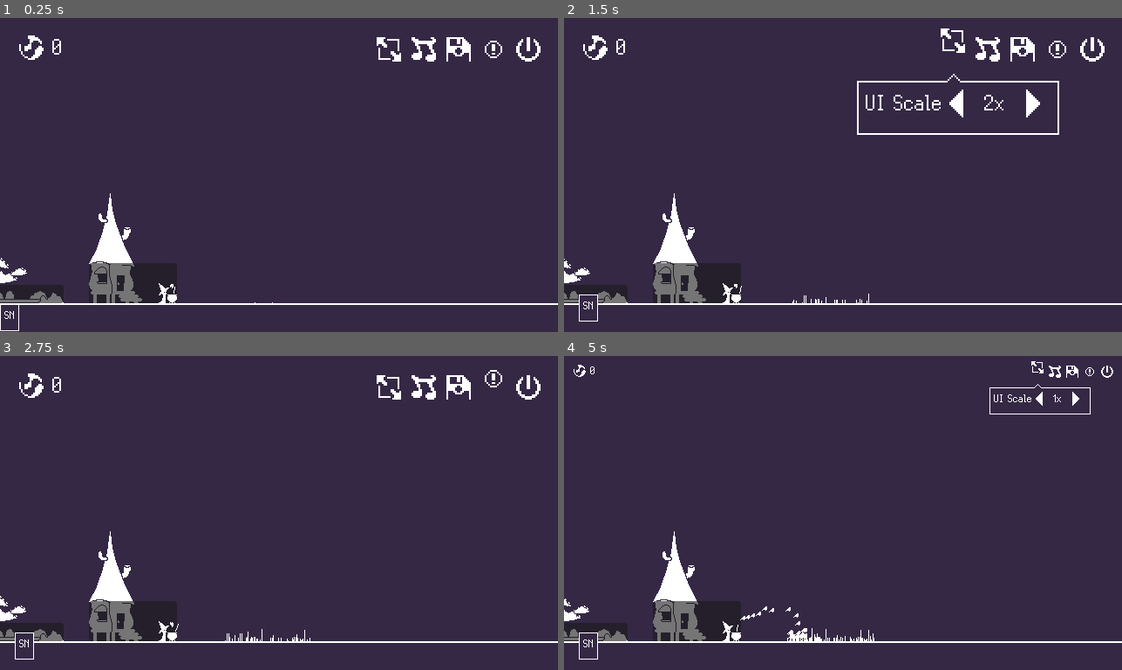
Above: before the commit, frames 1-4 (two rows, left to right).
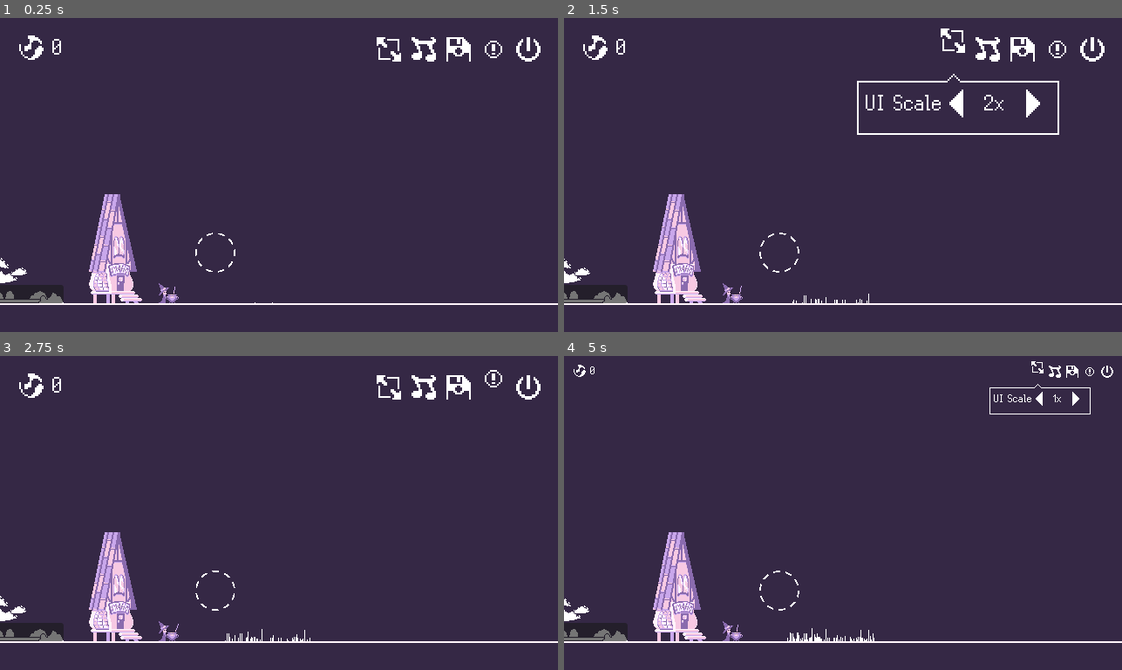
Above: after the commit, the same moments.

Repository: nicokumike/MajoKara
Game: Godot game, scene res://main.tscn
The game is run twice, just before and just after one commit, with the same random seed, the same clock (stepped at 60 frames per second) and the same inputs.
Inputs (mouse positions are in pixels of both pictures, inside the frame that each line leads up to):
- Up to frame 1 (0.25 s): no input
- Up to frame 2 (1.5 s): click (580, 294) at 0.5 s; click (954, 49) at 1.25 s
- Up to frame 3 (2.75 s): click (491, 387) at 2 s
- Up to frame 4 (5 s): click (580, 632) at 2.75 s; click (954, 387) at 3.5 s; click (965, 440) at 4.25 s

The runs differ from the first frame. In frame 1, 3.3% of the frame differs, in the area x 0-43%, y 55-100%; in frame 2, 3.4%; in frame 3, 3.4%; in frame 4, 3.5%, in the area x 2-44%, y 55-97%.

Commit message:
witchies

Diff:
--- /dev/null
+++ b/Assets/Shaders/CircleDotted.gdshader
@@ -0,0 +1,34 @@
+shader_type canvas_item;
+
+uniform float radius = 0.4; // radius in UV space (0..0.5)
+uniform float border_width = 0.02;
+uniform float dash_length = 0.1;
+uniform float dash_gap = 0.05;
+uniform float speed = 1.0;
+uniform vec4 border_color : source_color = vec4(1.0, 1.0, 1.0, 1.0);
+
+void fragment() {
+    vec2 center = vec2(0.5, 0.5);
+    vec2 uv = UV - center;
+    float dist = length(uv);
+
+    float angle = atan(uv.y, uv.x); // -PI..PI
+    angle = (angle + 3.141592) / (2.0 * 3.141592); // normalize to 0..1
+
+    angle = fract(angle + TIME * speed);
+
+    float dash_cycle = dash_length + dash_gap;
+    float pattern_pos = mod(angle, dash_cycle);
+
+    float edge = abs(dist - radius);
+
+    if (edge < border_width) {
+        if (pattern_pos < dash_length) {
+            COLOR = border_color;
+        } else {
+            discard;
+        }
+    } else {
+        discard;
+    }
+}
--- a/Entities/Environment/ground.gd
+++ b/Entities/Environment/ground.gd
@@ -6,7 +6,6 @@
 @onready var PLANT = preload("res://Entities/Plants/bulb_plant.tscn")
 @onready var POPUP = preload("res://UI/shop_box.tscn")
 @onready var cauldron: Sprite2D = $Cauldron
-@onready var shop_box = $ShopBox
 
 
 func _ready():
@@ -27,35 +26,31 @@
 
 
 func _on_plants_house_button_mouse_entered():
-	shop_box.initiate("Plants House")
+	print("balls")
 
 func _on_plants_house_button_mouse_exited():
-	shop_box.deactivate()
+	print("balls")
 
 func _on_witch_house_button_mouse_entered():
-	shop_box.initiate("Witch House")
+	print("balls")
 
 func _on_witch_house_button_mouse_exited():
-	shop_box.deactivate()
+	print("balls")
 
 func _on_fairy_pond_button_mouse_entered():
-	print("hallo")
-	var shopup = POPUP.instantiate()
-	add_child(shopup)
-	shopup.global_position = get_global_mouse_position()
-	shop_box.initiate("Fairypond")
+	print("balls")
 
 func _on_fairy_pond_button_mouse_exited():
-	shop_box.deactivate()
+	print("balls")
 
 func _on_ojamajo_birth_button_mouse_entered():
-	shop_box.initiate("Ojamajo Birth")
+	print("balls")
 
 func _on_ojamajo_birth_button_mouse_exited():
-	shop_box.deactivate()
+	print("balls")
 
 func _on_witch_house_button_pressed():
-	shop_box.open_shop("Witch House")
+	print("balls")
 
 func _on_fairy_pond_button_pressed():
-	shop_box.open_shop("Fairypond")
+	print("balls")
--- a/Entities/Environment/ground.tscn
+++ b/Entities/Environment/ground.tscn
@@ -1,19 +1,18 @@
-[gd_scene load_steps=40 format=3 uid="uid://y56dift1p0bn"]
+[gd_scene load_steps=19 format=3 uid="uid://y56dift1p0bn"]
 
 [ext_resource type="Script" uid="uid://h0xw8ngtc1ls" path="res://Entities/Environment/ground.gd" id="1_xacfp"]
-[ext_resource type="PackedScene" uid="uid://da003q0mjwlyw" path="res://UI/shop_box.tscn" id="2_xcyc6"]
-[ext_resource type="Texture2D" uid="uid://2h31g78o6wb1" path="res://Assets/Entities/Buildings/WitchHouseTest2.png" id="3_d6xj7"]
 [ext_resource type="FontFile" uid="uid://cxbu7mq3tdt0i" path="res://Assets/Fonts/Silver.ttf" id="3_x0arr"]
+[ext_resource type="Texture2D" uid="uid://b8e0x5t8ootn1" path="res://Assets/Entities/Buildings/WitchesHouse.png" id="4_begxa"]
 [ext_resource type="Texture2D" uid="uid://cjspc38qngl7l" path="res://Assets/Entities/Buildings/Cauldron.png" id="4_oca3b"]
 [ext_resource type="Texture2D" uid="uid://dlot1vbhnuh4d" path="res://Assets/Entities/Characters/MajoKara.png" id="5_wcb51"]
 [ext_resource type="Texture2D" uid="uid://bs8eh7lvr2xm3" path="res://Assets/Entities/Buildings/plantshouse.png" id="7_6rse7"]
 [ext_resource type="Script" uid="uid://dpsa1igwwgwj1" path="res://Entities/Environment/planter.gd" id="7_d6xj7"]
 [ext_resource type="Theme" uid="uid://g8abk264gjw4" path="res://Assets/UI/Themes/label.tres" id="7_rt06b"]
-[ext_resource type="PackedScene" uid="uid://naq2dhl5ely2" path="res://Entities/Fairies/Fairy.tscn" id="8_rt06b"]
 [ext_resource type="Texture2D" uid="uid://c2fhe0pdp2qxh" path="res://Assets/Entities/Buildings/fairypond.png" id="9_pu4v3"]
-[ext_resource type="Shader" uid="uid://dvakdurfeqy7b" path="res://Assets/Shaders/wind.gdshader" id="10_6rse7"]
+[ext_resource type="Shader" path="res://Assets/Shaders/wind.gdshader" id="10_6rse7"]
 [ext_resource type="Texture2D" uid="uid://dtdx5l5ty5qn6" path="res://Assets/Entities/Buildings/fairypondleaves.png" id="11_begxa"]
 [ext_resource type="Texture2D" uid="uid://cb0i5d7tx2qlf" path="res://Assets/Entities/Buildings/ojamajobirth.png" id="13_begxa"]
+[ext_resource type="PackedScene" uid="uid://cvpj225k0fuo4" path="res://UI/CircleSelection.tscn" id="13_xcyc6"]
 
 [sub_resource type="Animation" id="Animation_3ryhh"]
 length = 0.001
@@ -60,66 +59,6 @@
 }
 point_count = 2
 
-[sub_resource type="Curve2D" id="Curve2D_rt06b"]
-resource_local_to_scene = true
-
-[sub_resource type="Curve2D" id="Curve2D_4e8f1"]
-resource_local_to_scene = true
-
-[sub_resource type="Curve2D" id="Curve2D_t6roi"]
-resource_local_to_scene = true
-
-[sub_resource type="Curve2D" id="Curve2D_pu4v3"]
-resource_local_to_scene = true
-
-[sub_resource type="Curve2D" id="Curve2D_6rse7"]
-resource_local_to_scene = true
-
-[sub_resource type="Curve2D" id="Curve2D_begxa"]
-resource_local_to_scene = true
-
-[sub_resource type="Curve2D" id="Curve2D_xcyc6"]
-resource_local_to_scene = true
-
-[sub_resource type="Curve2D" id="Curve2D_4k0v6"]
-resource_local_to_scene = true
-
-[sub_resource type="Curve2D" id="Curve2D_dh78g"]
-resource_local_to_scene = true
-
-[sub_resource type="Curve2D" id="Curve2D_74skp"]
-resource_local_to_scene = true
-
-[sub_resource type="Curve2D" id="Curve2D_t5yrr"]
-resource_local_to_scene = true
-
-[sub_resource type="Curve2D" id="Curve2D_kqgkc"]
-resource_local_to_scene = true
-
-[sub_resource type="Curve2D" id="Curve2D_b2ylo"]
-resource_local_to_scene = true
-
-[sub_resource type="Curve2D" id="Curve2D_g5mss"]
-resource_local_to_scene = true
-
-[sub_resource type="Curve2D" id="Curve2D_r1r13"]
-resource_local_to_scene = true
-
-[sub_resource type="Curve2D" id="Curve2D_anqnv"]
-resource_local_to_scene = true
-
-[sub_resource type="Curve2D" id="Curve2D_3y0xp"]
-resource_local_to_scene = true
-
-[sub_resource type="Curve2D" id="Curve2D_rjue7"]
-resource_local_to_scene = true
-
-[sub_resource type="Curve2D" id="Curve2D_fla42"]
-resource_local_to_scene = true
-
-[sub_resource type="Curve2D" id="Curve2D_m2uo3"]
-resource_local_to_scene = true
-
 [sub_resource type="ShaderMaterial" id="ShaderMaterial_xcyc6"]
 shader = ExtResource("10_6rse7")
 shader_parameter/speed = 2.0
@@ -134,9 +73,6 @@
 
 [node name="Ground" type="Node2D"]
 script = ExtResource("1_xacfp")
-
-[node name="ShopBox" parent="." instance=ExtResource("2_xcyc6")]
-z_index = 10
 
 [node name="Label" type="Label" parent="."]
 visible = false
@@ -153,6 +89,7 @@
 [node name="Line2D" type="Line2D" parent="."]
 points = PackedVector2Array(-5000, 0, 5000, 0)
 width = 2.0
+default_color = Color(1, 0.956863, 0.980392, 1)
 
 [node name="Plantshouse" type="Sprite2D" parent="."]
 position = Vector2(-142, -65)
@@ -166,10 +103,10 @@
 
 [node name="WitchHouseTest" type="Sprite2D" parent="."]
 position = Vector2(134, -65)
-texture = ExtResource("3_d6xj7")
-hframes = 20
+texture = ExtResource("4_begxa")
 
 [node name="WitchHouseButton" type="Button" parent="WitchHouseTest"]
+visible = false
 offset_left = -32.0
 offset_top = 18.0
 offset_right = 69.0
@@ -214,86 +151,6 @@
 theme = ExtResource("7_rt06b")
 theme_override_font_sizes/font_size = 76
 
-[node name="MainFairy" parent="." instance=ExtResource("8_rt06b")]
-position = Vector2(197.545, -16.565)
-curve = SubResource("Curve2D_rt06b")
-
-[node name="MainFairy2" parent="." instance=ExtResource("8_rt06b")]
-position = Vector2(197.545, -16.565)
-curve = SubResource("Curve2D_4e8f1")
-
-[node name="MainFairy3" parent="." instance=ExtResource("8_rt06b")]
-position = Vector2(197.545, -16.565)
-curve = SubResource("Curve2D_t6roi")
-
-[node name="MainFairy4" parent="." instance=ExtResource("8_rt06b")]
-position = Vector2(197.545, -16.565)
-curve = SubResource("Curve2D_pu4v3")
-
-[node name="MainFairy5" parent="." instance=ExtResource("8_rt06b")]
-position = Vector2(197.545, -16.565)
-curve = SubResource("Curve2D_6rse7")
-
-[node name="MainFairy6" parent="." instance=ExtResource("8_rt06b")]
-position = Vector2(197.545, -16.565)
-curve = SubResource("Curve2D_begxa")
-
-[node name="MainFairy7" parent="." instance=ExtResource("8_rt06b")]
-position = Vector2(197.545, -16.565)
-curve = SubResource("Curve2D_xcyc6")
-
-[node name="MainFairy8" parent="." instance=ExtResource("8_rt06b")]
-position = Vector2(197.545, -16.565)
-curve = SubResource("Curve2D_4k0v6")
-
-[node name="MainFairy9" parent="." instance=ExtResource("8_rt06b")]
-position = Vector2(197.545, -16.565)
-curve = SubResource("Curve2D_dh78g")
-
-[node name="MainFairy10" parent="." instance=ExtResource("8_rt06b")]
-position = Vector2(197.545, -16.565)
-curve = SubResource("Curve2D_74skp")
-
-[node name="MainFairy11" parent="." instance=ExtResource("8_rt06b")]
-position = Vector2(197.545, -16.565)
-curve = SubResource("Curve2D_t5yrr")
-
-[node name="MainFairy12" parent="." instance=ExtResource("8_rt06b")]
-position = Vector2(197.545, -16.565)
-curve = SubResource("Curve2D_kqgkc")
-
-[node name="MainFairy13" parent="." instance=ExtResource("8_rt06b")]
-position = Vector2(197.545, -16.565)
-curve = SubResource("Curve2D_b2ylo")
-
-[node name="MainFairy14" parent="." instance=ExtResource("8_rt06b")]
-position = Vector2(197.545, -16.565)
-curve = SubResource("Curve2D_g5mss")
-
-[node name="MainFairy15" parent="." instance=ExtResource("8_rt06b")]
-position = Vector2(197.545, -16.565)
-curve = SubResource("Curve2D_r1r13")
-
-[node name="MainFairy16" parent="." instance=ExtResource("8_rt06b")]
-position = Vector2(197.545, -16.565)
-curve = SubResource("Curve2D_anqnv")
-
-[node name="MainFairy17" parent="." instance=ExtResource("8_rt06b")]
-position = Vector2(197.545, -16.565)
-curve = SubResource("Curve2D_3y0xp")
-
-[node name="MainFairy18" parent="." instance=ExtResource("8_rt06b")]
-position = Vector2(197.545, -16.565)
-curve = SubResource("Curve2D_rjue7")
-
-[node name="MainFairy19" parent="." instance=ExtResource("8_rt06b")]
-position = Vector2(197.545, -16.565)
-curve = SubResource("Curve2D_fla42")
-
-[node name="MainFairy20" parent="." instance=ExtResource("8_rt06b")]
-position = Vector2(197.545, -16.565)
-curve = SubResource("Curve2D_m2uo3")
-
 [node name="Fairypond" type="Sprite2D" parent="."]
 position = Vector2(12, -33)
 texture = ExtResource("9_pu4v3")
@@ -319,6 +176,12 @@
 offset_right = 64.0
 offset_bottom = 64.0
 
+[node name="CanvasLayer" parent="." instance=ExtResource("13_xcyc6")]
+offset_left = 222.0
+offset_top = -84.0
+offset_right = 272.0
+offset_bottom = -34.0
+
 [connection signal="mouse_entered" from="Plantshouse/PlantsHouseButton" to="." method="_on_plants_house_button_mouse_entered"]
 [connection signal="mouse_exited" from="Plantshouse/PlantsHouseButton" to="." method="_on_plants_house_button_mouse_exited"]
 [connection signal="mouse_entered" from="WitchHouseTest/WitchHouseButton" to="." method="_on_witch_house_button_mouse_entered"]
--- /dev/null
+++ b/Entities/Environment/witches_house.tscn
@@ -0,0 +1,15 @@
+[gd_scene load_steps=3 format=3 uid="uid://cjhvmaqvcr34e"]
+
+[ext_resource type="Texture2D" uid="uid://b8e0x5t8ootn1" path="res://Assets/Entities/Buildings/WitchesHouse.png" id="1_iob3q"]
+[ext_resource type="Texture2D" uid="uid://dsjuxw42xww42" path="res://Assets/Entities/Buildings/LittleHouse.png" id="1_wpwg4"]
+
+[node name="WitchesHouse" type="Node2D"]
+
+[node name="WitchesHouse" type="Sprite2D" parent="."]
+visible = false
+position = Vector2(2, -64)
+texture = ExtResource("1_iob3q")
+
+[node name="LittleHouse" type="Sprite2D" parent="."]
+position = Vector2(2, -64)
+texture = ExtResource("1_wpwg4")
--- /dev/null
+++ b/Entities/Particles/magic_particles.tscn
@@ -0,0 +1,28 @@
+[gd_scene load_steps=4 format=3 uid="uid://dw2ahw7o31oq3"]
+
+[ext_resource type="Texture2D" uid="uid://d2hl2ihhgaec1" path="res://Assets/Entities/Effects/Level1MagicBuildParticles.png" id="1_ry43a"]
+
+[sub_resource type="CanvasItemMaterial" id="CanvasItemMaterial_0avtt"]
+particles_animation = true
+particles_anim_h_frames = 4
+particles_anim_v_frames = 1
+particles_anim_loop = false
+
+[sub_resource type="ParticleProcessMaterial" id="ParticleProcessMaterial_8k7ho"]
+particle_flag_disable_z = true
+emission_shape = 3
+emission_box_extents = Vector3(50, 1, 1)
+angular_velocity_min = -50.0
+angular_velocity_max = 50.0
+gravity = Vector3(0, 0, 0)
+anim_offset_max = 1.0
+
+[node name="MagicParticles" type="Node2D"]
+
+[node name="GPUParticles2D" type="GPUParticles2D" parent="."]
+material = SubResource("CanvasItemMaterial_0avtt")
+amount = 30
+texture = ExtResource("1_ry43a")
+lifetime = 4.0
+speed_scale = 5.53
+process_material = SubResource("ParticleProcessMaterial_8k7ho")
--- /dev/null
+++ b/UI/CircleSelection.tscn
@@ -0,0 +1,55 @@
+[gd_scene load_steps=3 format=3 uid="uid://cvpj225k0fuo4"]
+
+[ext_resource type="Shader" uid="uid://yy2lxh4ttid5" path="res://Assets/Shaders/CircleDotted.gdshader" id="1_ug0ar"]
+
+[sub_resource type="ShaderMaterial" id="ShaderMaterial_4bujx"]
+shader = ExtResource("1_ug0ar")
+shader_parameter/radius = 0.38
+shader_parameter/border_width = 0.015
+shader_parameter/dash_length = 0.055
+shader_parameter/dash_gap = 0.045
+shader_parameter/speed = 0.1
+shader_parameter/border_color = Color(1, 1, 1, 1)
+
+[node name="CanvasLayer" type="Control"]
+custom_minimum_size = Vector2(50, 50)
+layout_mode = 3
+anchors_preset = 15
+anchor_right = 1.0
+anchor_bottom = 1.0
+grow_horizontal = 2
+grow_vertical = 2
+
+[node name="SubViewportContainer" type="SubViewportContainer" parent="."]
+layout_mode = 1
+anchors_preset = 15
+anchor_right = 1.0
+anchor_bottom = 1.0
+grow_horizontal = 2
+grow_vertical = 2
+stretch = true
+mouse_target = true
+
+[node name="SubViewport" type="SubViewport" parent="SubViewportContainer"]
+transparent_bg = true
+handle_input_locally = false
+snap_2d_transforms_to_pixel = true
+snap_2d_vertices_to_pixel = true
+size = Vector2i(640, 360)
+render_target_update_mode = 4
+
+[node name="ColorRect" type="ColorRect" parent="SubViewportContainer/SubViewport"]
+material = SubResource("ShaderMaterial_4bujx")
+anchors_preset = 8
+anchor_left = 0.5
+anchor_top = 0.5
+anchor_right = 0.5
+anchor_bottom = 0.5
+offset_left = -29.0
+offset_top = -29.0
+offset_right = 29.0
+offset_bottom = 29.0
+grow_horizontal = 2
+grow_vertical = 2
+size_flags_horizontal = 4
+size_flags_vertical = 4
--- a/UI/settings.tscn
+++ b/UI/settings.tscn
@@ -578,7 +578,6 @@
 texture = ExtResource("8_qrduu")
 
 [node name="QuitSettings" type="Label" parent="Control"]
-visible = false
 layout_mode = 1
 anchors_preset = 8
 anchor_left = 0.5
Binary file changed: Assets/Entities/Buildings/Cauldron.png
Binary file added: Assets/Entities/Buildings/LittleHouse.png
Not shown, added: Assets/Entities/Buildings/LittleHouse.png.import
Binary file added: Assets/Entities/Buildings/WitchesHouse.png
Not shown, added: Assets/Entities/Buildings/WitchesHouse.png.import
Binary file changed: Assets/Entities/Characters/Fairy.png
Binary file changed: Assets/Entities/Characters/MajoKara.png
Binary file added: Assets/Entities/Effects/Level1MagicBuildParticles.png
Not shown, added: Assets/Entities/Effects/Level1MagicBuildParticles.png.import
Not shown, added: Assets/Shaders/CircleDotted.gdshader.uid
Not shown: 1 places in UI/settings.tscn that only renumber resources
